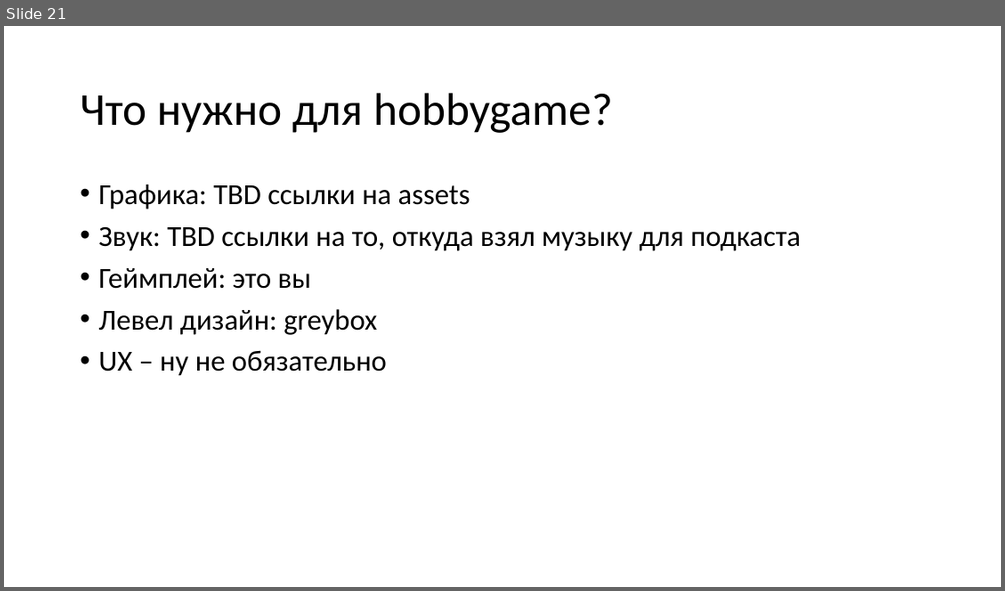
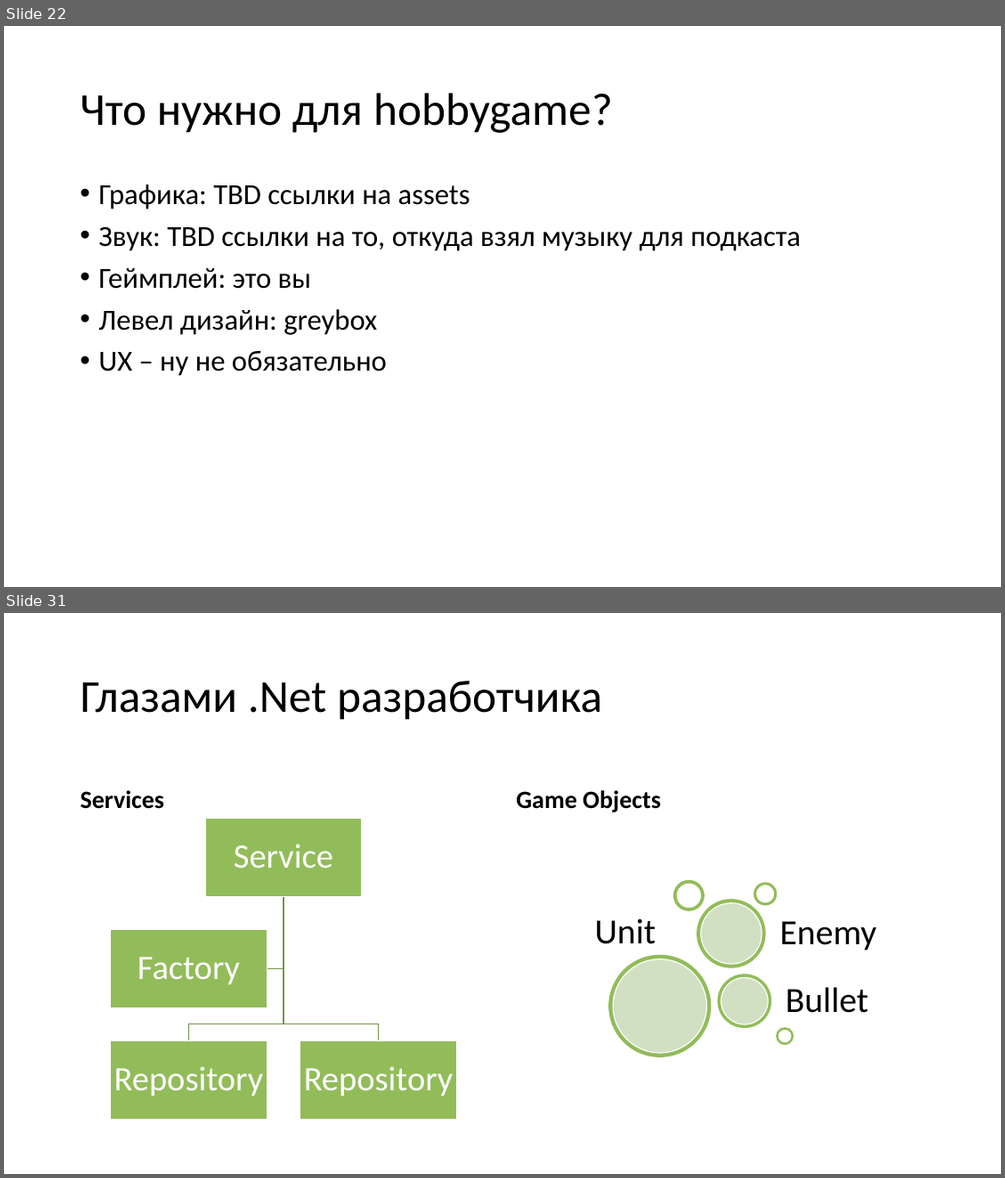
Before and after one commit to kugushev/presentations, a slide deck: 2020_GameDev-As-Hobby/Presentation.pptx. Shown one above the other, each under a label of ours: slide 21 before the commit, slides 22 and 31 after it; the slides between them are not shown. The pictures are 1005x591 and 1005x1178 pixels, drawn with LibreOffice and Linux fonts; fonts in the diff are those of the drawing. Boxes give left, top, right and bottom in pixels: in the first picture for what was removed or moved away, otherwise in the second. Text is boxed around its words. In the diff, an @@ line names an element or a change of style, - is before the commit and + after.

```diff
--- a/2020_GameDev-As-Hobby/Presentation.pptx
+++ b/2020_GameDev-As-Hobby/Presentation.pptx
@@ slide 31 added at [4, 613, 1001, 1174], background #FFFFFF @@
@@ title added at [81, 681, 602, 720], 44 pt, text #000000 @@
+Глазами .Net разработчика
@@ text added at [81, 790, 165, 809], 24 pt, text #000000, bold @@
+Services
@@ text added at [516, 790, 661, 812], 24 pt, text #000000, bold @@
+Game Objects
@@ group added at [595, 881, 877, 1057]: 6 ellipses, 3 donuts, 3 texts @@
+Unit
+Bullet
+Enemy
@@ group added at [110, 818, 457, 1119]: 4 rectangles, 4 texts, 3 freeform shapes @@
+Service
+Repository
+Repository
+Factory
@@ what was slide 21 is now slide 22 @@
```
Also in this commit, not shown: 11 other slides added.
